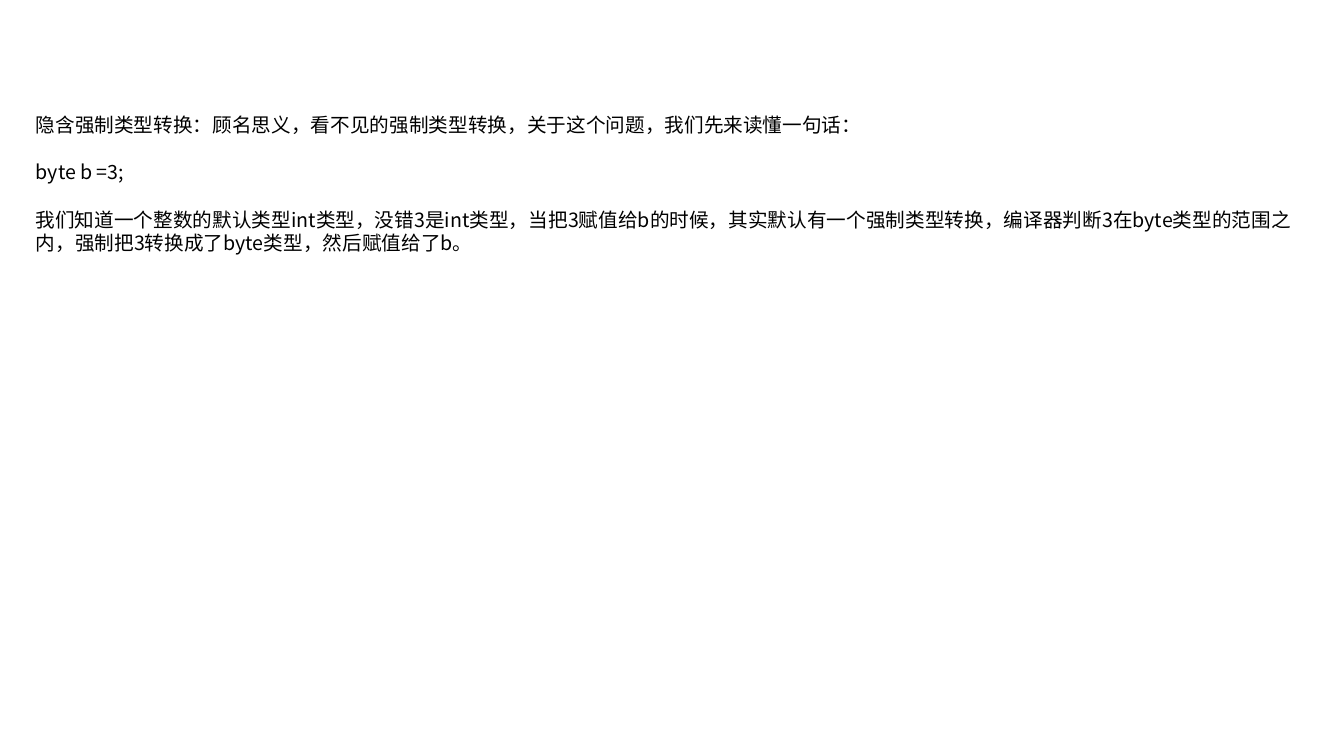
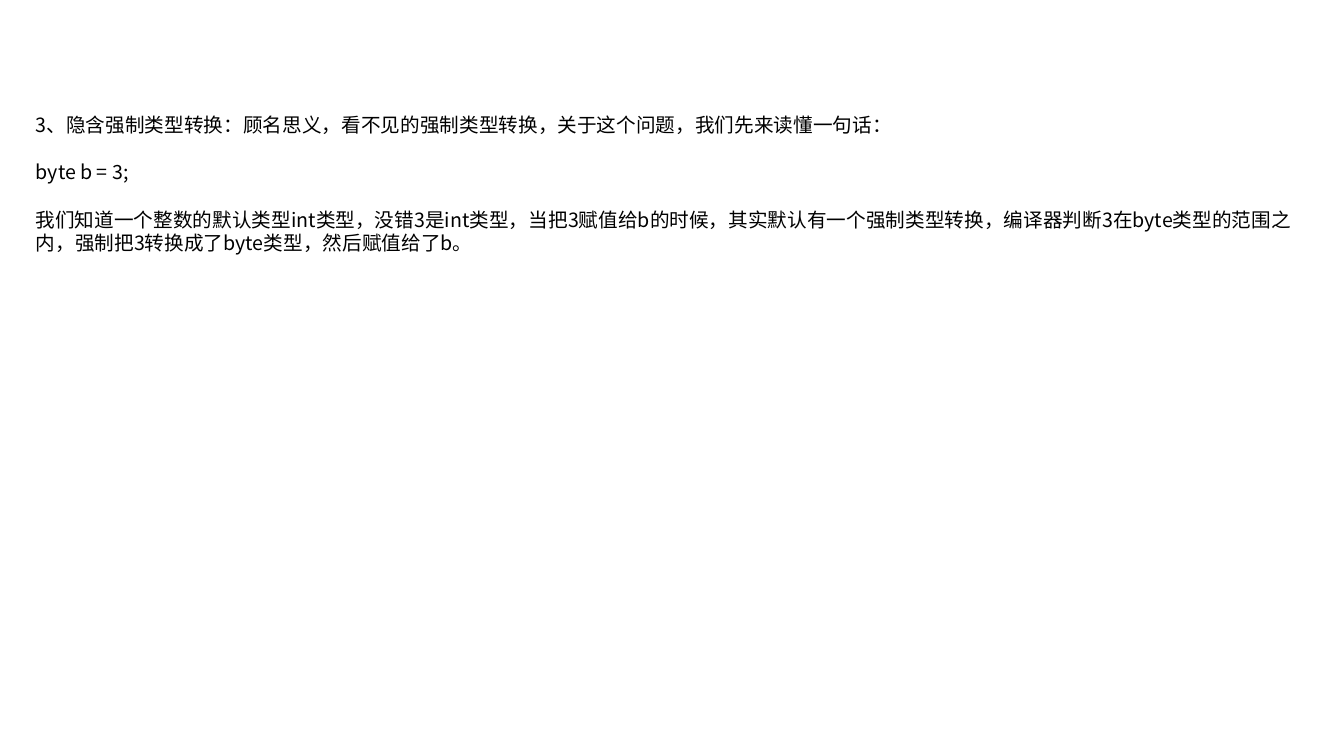
Before and after one commit to linkknown/PPT, a slide deck: slide 38 of 基础PPT/第1章：Java编程基础.pptx. Drawn at 1344x756 pixels with LibreOffice and Linux fonts; fonts in the diff are those of the drawing; background and template pictures are left out. Boxes give left, top, right and bottom in pixels: in the first picture for what was removed or moved away, otherwise in the second. Text is boxed around its words. In the diff, an @@ line names an element or a change of style, - is before the commit and + after.

```diff
--- a/基础PPT/第1章：Java编程基础.pptx
+++ b/基础PPT/第1章：Java编程基础.pptx
@@ text at box(36, 115, 892, 184): text changed @@
-隐含强制类型转换：顾名思义，看不见的强制类型转换，关于这个问题，我们先来读懂一句话：
-byte b =3;
+3、隐含强制类型转换：顾名思义，看不见的强制类型转换，关于这个问题，我们先来读懂一句话：
+byte b = 3;
```
Also in this commit, not shown: 7 other slides changed.
